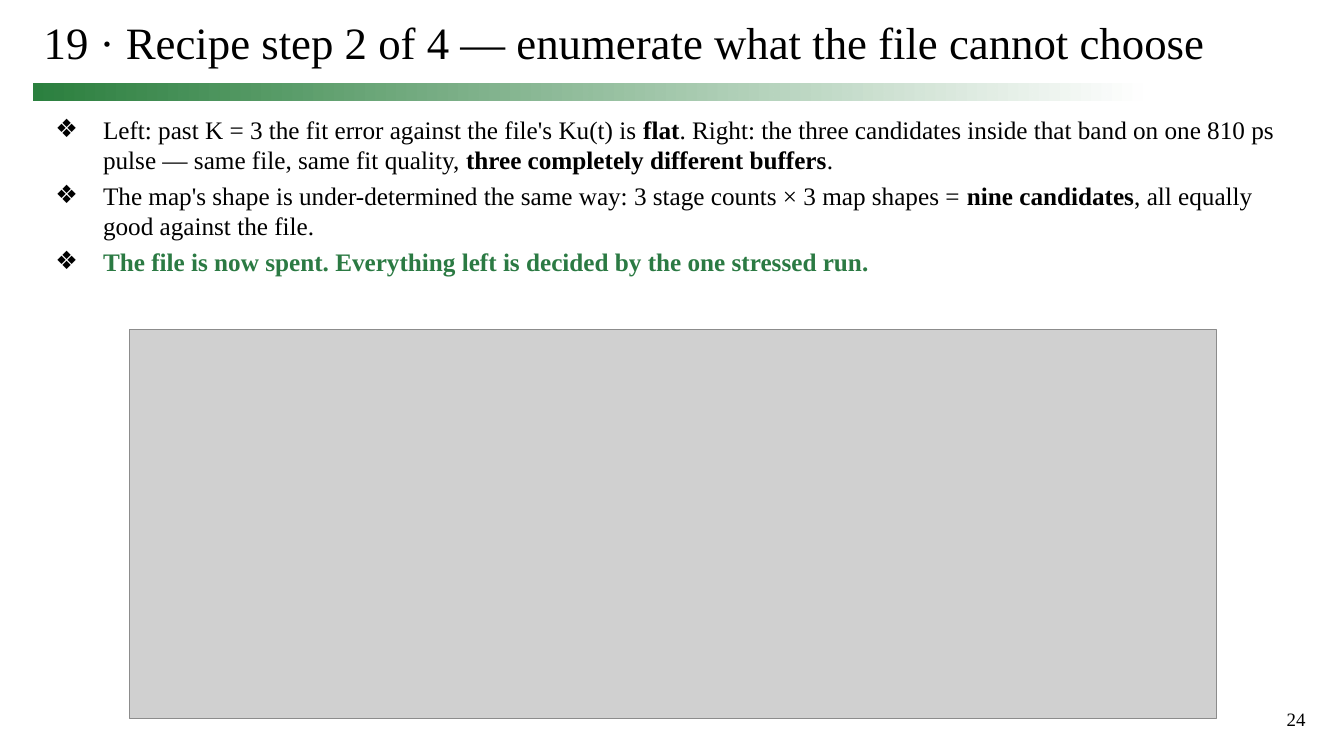
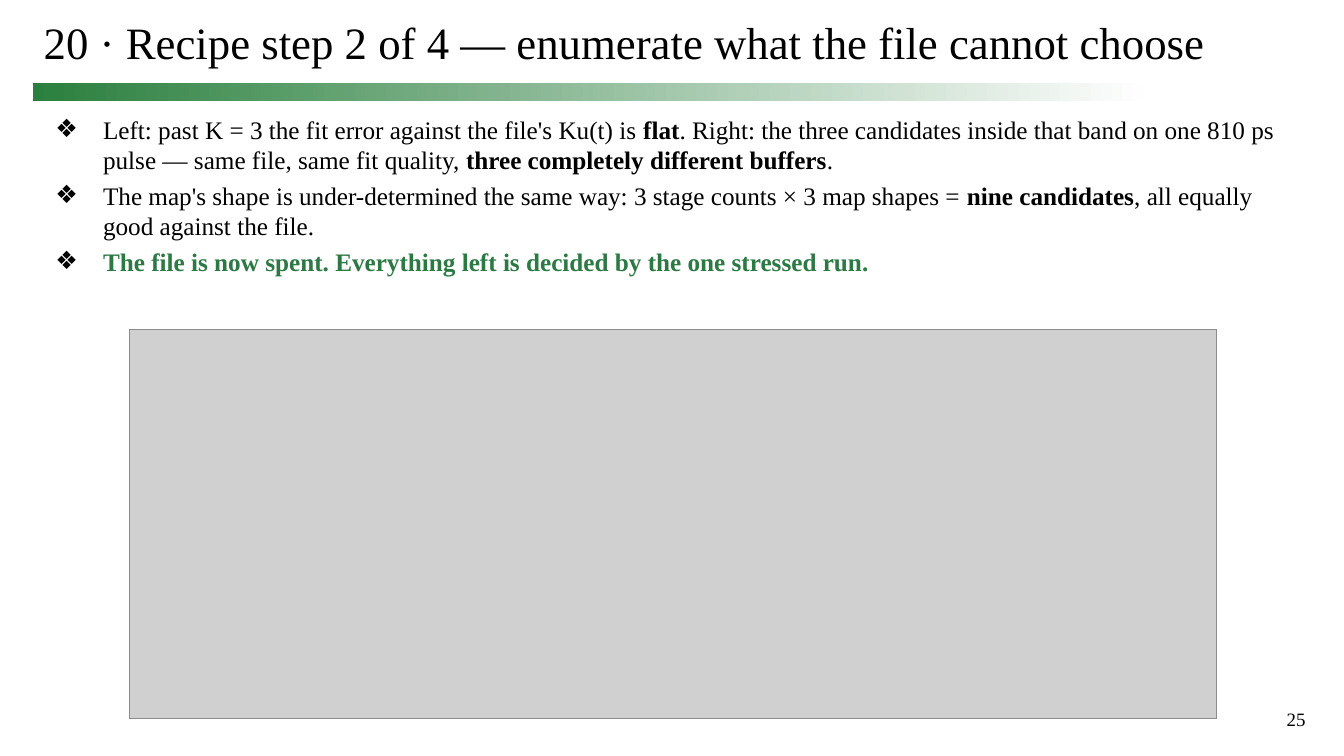
Before and after one commit to simon9721/ibis_comparison, a slide deck: slide 25 of results/meeting_deck_2026-09-24/0924_track1_story.pptx (slide 24 before the commit). Drawn at 1344x756 pixels with LibreOffice and Linux fonts; fonts in the diff are those of the drawing; grey boxes stand for pictures. Boxes give left, top, right and bottom in pixels: in the first picture for what was removed or moved away, otherwise in the second. Text is boxed around its words. In the diff, an @@ line names an element or a change of style, - is before the commit and + after.

```diff
--- a/results/meeting_deck_2026-09-24/0924_track1_story.pptx
+++ b/results/meeting_deck_2026-09-24/0924_track1_story.pptx
@@ title at [44, 27, 1204, 69]: text changed @@
-19 · Recipe step 2 of 4 — enumerate what the file cannot choose
+20 · Recipe step 2 of 4 — enumerate what the file cannot choose
@@ page number at [1287, 713, 1306, 726]: text changed @@
-24
+25
```
Also in this commit, not shown: 10 other slides changed, 1 slide added, 4 other files.
